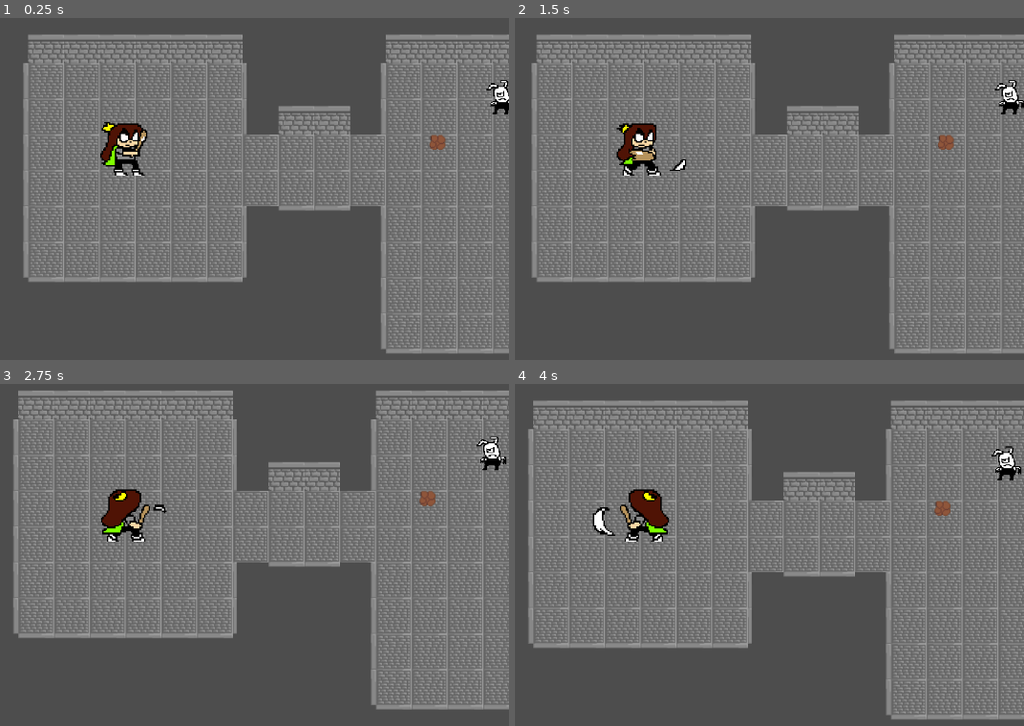
Above: before the commit, frames 1-4 (two rows, left to right).
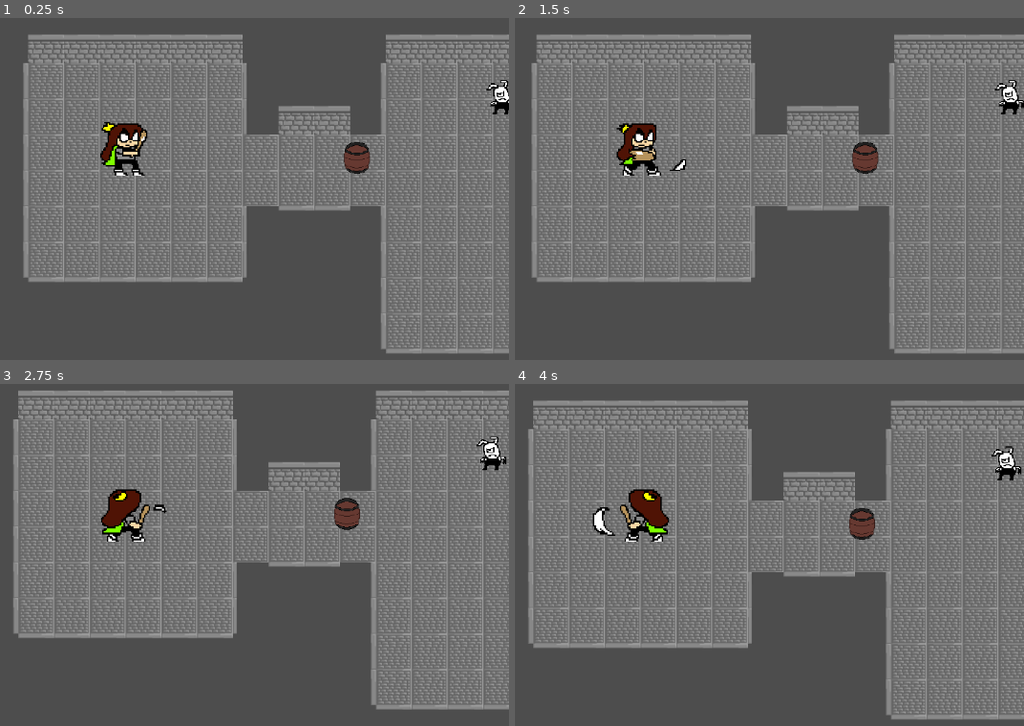
Above: after the commit, the same moments.

Repository: Megameca04/Proyecto_Cuki
Game: Godot game, scene res://Pruebas.tscn
The game is run twice, just before and just after one commit, with the same random seed, the same clock (stepped at 60 frames per second) and the same inputs.
Inputs:
- Up to frame 1 (0.25 s): no input
- Up to frame 2 (1.5 s): tap Enter at 0.5 s; hold Right (ui_right) 0.53-1.28 s; hold Z (Atacar) 0.53-1.28 s; hold Down (ui_down) from 1.28 s (still down); tap X (Dash) at 1.35 s
- Up to frame 3 (2.75 s): release Down (ui_down) at 2.03 s; hold Right (ui_right) from 2.03 s (still down); hold Z (Atacar) from 2.03 s (still down)
- Up to frame 4 (4 s): release Right (ui_right) at 2.78 s; release Z (Atacar) at 2.78 s; hold Up (ui_up) 2.78-3.53 s; tap X (Dash) at 2.85 s; hold Left (ui_left) from 3.53 s (still down); hold Z (Atacar) from 3.53 s (still down)

The runs differ from the first frame. In frame 1, 0.5% of the frame differs, in the area x 67-88%, y 34-46%; in frame 2, 0.5%; in frame 3, 0.5%; in frame 4, 0.5%, in the area x 65-86%, y 34-46%.

Commit message:
Barrels with elemental effects

Diff:
--- a/Cuki-Clash of the Kuins/Entidades/Explosion.tscn
+++ b/Cuki-Clash of the Kuins/Entidades/Explosion.tscn
@@ -3,12 +3,12 @@
 [ext_resource type="Texture2D" uid="uid://6m0j5v1pvvou" path="res://Sprites/Efectos/Explosion.png" id="1_srnji"]
 [ext_resource type="Script" path="res://Scripts/Explosion.gd" id="1_yv1yo"]
 
+[sub_resource type="CapsuleShape2D" id="CapsuleShape2D_a28uj"]
+height = 70.0
+
 [sub_resource type="CapsuleShape2D" id="CapsuleShape2D_ur6to"]
 radius = 20.0
 height = 130.0
-
-[sub_resource type="CapsuleShape2D" id="CapsuleShape2D_a28uj"]
-height = 70.0
 
 [sub_resource type="Animation" id="Animation_e1wqx"]
 resource_name = "Explosion"
@@ -52,12 +52,11 @@
 [node name="Sprite2D" type="Sprite2D" parent="."]
 texture = ExtResource("1_srnji")
 hframes = 5
-frame = 3
 
 [node name="CollisionShape2D" type="CollisionShape2D" parent="."]
 rotation = 1.5708
 scale = Vector2(4.12, 1)
-shape = SubResource("CapsuleShape2D_ur6to")
+shape = SubResource("CapsuleShape2D_a28uj")
 
 [node name="AnimationPlayer" type="AnimationPlayer" parent="."]
 autoplay = "Explosion"
--- a/Cuki-Clash of the Kuins/Objetos/Element.tscn
+++ b/Cuki-Clash of the Kuins/Objetos/Element.tscn
@@ -1,6 +1,4 @@
-[gd_scene load_steps=3 format=3 uid="uid://iab5o3evam08"]
-
-[ext_resource type="Texture2D" uid="uid://b1lsi3waxb6jf" path="res://Sprites/Enemigos/P_piedra.png" id="1_nyk17"]
+[gd_scene load_steps=2 format=3 uid="uid://iab5o3evam08"]
 
 [sub_resource type="RectangleShape2D" id="RectangleShape2D_n3amh"]
 size = Vector2(48, 48)
@@ -15,6 +13,3 @@
 light_mask = 7
 visibility_layer = 7
 shape = SubResource("RectangleShape2D_n3amh")
-
-[node name="Sprite2D" type="Sprite2D" parent="."]
-texture = ExtResource("1_nyk17")
--- a/Cuki-Clash of the Kuins/Pruebas.tscn
+++ b/Cuki-Clash of the Kuins/Pruebas.tscn
@@ -7,7 +7,6 @@
 [ext_resource type="PackedScene" uid="uid://b6wi067d3baqe" path="res://Entidades/Rabion.tscn" id="4_t0wj2"]
 [ext_resource type="PackedScene" uid="uid://gg8rb8xhhwk5" path="res://Entidades/blonk.tscn" id="5_w6h26"]
 [ext_resource type="PackedScene" uid="uid://c66oom3xhf7kf" path="res://Entidades/explosive_eater.tscn" id="6_ccqc4"]
-[ext_resource type="PackedScene" uid="uid://iab5o3evam08" path="res://Objetos/Element.tscn" id="8_ogdcj"]
 
 [sub_resource type="TileSetAtlasSource" id="TileSetAtlasSource_x75un"]
 texture = ExtResource("3_c7ptk")
@@ -74,23 +73,29 @@
 
 [node name="Barril_b" parent="." instance=ExtResource("3_l2s6e")]
 position = Vector2(557, 515)
+elementName = "Flame"
 
 [node name="Barril_b3" parent="." instance=ExtResource("3_l2s6e")]
 position = Vector2(-70, 510)
+elementName = "Flame"
 
 [node name="Barril_b4" parent="." instance=ExtResource("3_l2s6e")]
 position = Vector2(85, 512)
+elementName = "Flame"
 
 [node name="Barril_b5" parent="." instance=ExtResource("3_l2s6e")]
 position = Vector2(-65, 619)
+elementName = "Ice"
 
 [node name="Barril_b2" parent="." instance=ExtResource("3_l2s6e")]
 position = Vector2(506, 624)
+elementName = "Shock"
 
 [node name="TileMap" type="TileMap" parent="."]
 tile_set = SubResource("TileSet_ujgdq")
 format = 2
 layer_0/tile_data = PackedInt32Array(65536, 1, 1, 131072, 1, 1, 196608, 1, 1, 262144, 1, 1, 327680, 1, 1, 65543, 131073 …(10690 unchanged characters)…
 
-[node name="Flame" parent="." instance=ExtResource("8_ogdcj")]
-position = Vector2(448, 115)
+[node name="Barril_b6" parent="." instance=ExtResource("3_l2s6e")]
+position = Vector2(367, 137)
+elementName = "Shock"
--- a/Cuki-Clash of the Kuins/Scripts/Barril_b.gd
+++ b/Cuki-Clash of the Kuins/Scripts/Barril_b.gd
@@ -7,6 +7,8 @@
 var movement:Vector2 = Vector2.ZERO
 
 const EXPL = preload("res://Entidades/Explosion.tscn")
+
+@export var elementName = "None"
 
 func _ready():
 	add_to_group("Barrels")
@@ -37,4 +39,5 @@
 	expl.add_to_group("expl_attack")
 	expl.global_position = self.global_position
 	call_deferred("add_sibling",expl)
+	expl.element_appear(elementName)
 	queue_free()
--- a/Cuki-Clash of the Kuins/Scripts/Blonk.gd
+++ b/Cuki-Clash of the Kuins/Scripts/Blonk.gd
@@ -98,11 +98,13 @@
 		attackedBySomething(1)
 	if area.is_in_group("expl_attack") || area.is_in_group("expl_bun"):
 		attackedBySomething(2)
+		for _i in area.get_children():
+			if (_i.is_in_group("Elements")):
+				elemental_state.contactWithElement(_i.name)
 	if area.is_in_group("Elements"):
 		elemental_state.contactWithElement(area.name)
 		if (area.name == "Water" && elemental_state.getMovementState() == "Paralyzed"):
 			attackedBySomething(1)
-		area.queue_free()
 
 func _on_attack_area_body_entered(body):
 	if body != self:
--- a/Cuki-Clash of the Kuins/Scripts/Chooty.gd
+++ b/Cuki-Clash of the Kuins/Scripts/Chooty.gd
@@ -126,11 +126,13 @@
 		attackedBySomething(1)
 	if area.is_in_group("expl_attack") || area.is_in_group("expl_bun"):
 		attackedBySomething(3)
+		for _i in area.get_children():
+			if (_i.is_in_group("Elements")):
+				elemental_state.contactWithElement(_i.name)
 	if area.is_in_group("Elements"):
 		elemental_state.contactWithElement(area.name)
 		if (area.name == "Water" && elemental_state.getMovementState() == "Paralyzed"):
 			attackedBySomething(1)
-		area.queue_free()
 
 func _on_elemental_state_temporal_damage():
 	if (elemental_state.getTemporalState() == "Fire"):
--- a/Cuki-Clash of the Kuins/Scripts/Cuki.gd
+++ b/Cuki-Clash of the Kuins/Scripts/Cuki.gd
@@ -130,6 +130,9 @@
 func _on_hitbox_area_entered(area):
 	if area.is_in_group("expl_attack"):
 		attackedBySomething(750, 1, area)
+		for _i in area.get_children():
+			if (_i.is_in_group("Elements")):
+				elemental_state.contactWithElement(_i.name)
 	if area.is_in_group("expl_blonk"):
 		attackedBySomething(750, 1, area)
 	if area.is_in_group("Piedra"):
@@ -138,7 +141,6 @@
 		elemental_state.contactWithElement(area.name)
 		if (area.name == "Water" && elemental_state.getMovementState() == "Paralyzed"):
 			attackedBySomething(0, 1, area)
-		area.queue_free()
 
 func _on_elemental_state_temporal_damage():
 	if (elemental_state.getTemporalState() == "Fire"):
--- a/Cuki-Clash of the Kuins/Scripts/Explosion.gd
+++ b/Cuki-Clash of the Kuins/Scripts/Explosion.gd
@@ -1,4 +1,16 @@
 extends Area2D
 
+const ELEMENTEFFECT = preload("res://Objetos/Element.tscn")
+var ele = null
+
+func element_appear(effName):
+	ele = ELEMENTEFFECT.instantiate()
+	ele.name = effName
+	ele.add_to_group("elements")
+	ele.global_position = self.global_position
+	call_deferred("add_sibling", ele)
+
 func _on_animation_player_animation_finished(_anim_name):
+	if (ele != null):
+		ele.queue_free()
 	queue_free()
--- a/Cuki-Clash of the Kuins/Scripts/ExplosiveEater.gd
+++ b/Cuki-Clash of the Kuins/Scripts/ExplosiveEater.gd
@@ -129,11 +129,13 @@
 			attackPlayer()
 		else:
 			attackedBySomething(600, 4, area)
+			for _i in area.get_children():
+				if (_i.is_in_group("Elements")):
+					elemental_state.contactWithElement(_i.name)
 		if area.is_in_group("Elements"):
 			elemental_state.contactWithElement(area.name)
 			if (area.name == "Water" && elemental_state.getMovementState() == "Paralyzed"):
 				attackedBySomething(0, 1, area)
-			area.queue_free()
 
 func _on_hide_timer_timeout():
 	health_bar.hide()
--- a/Cuki-Clash of the Kuins/Scripts/Rabion.gd
+++ b/Cuki-Clash of the Kuins/Scripts/Rabion.gd
@@ -114,11 +114,13 @@
 				health.current -= 4 * 2
 			else:
 				health.current -= 4
+			for _i in area.get_children():
+				if (_i.is_in_group("Elements")):
+					elemental_state.contactWithElement(_i.name)
 	if area.is_in_group("Elements"):
 		elemental_state.contactWithElement(area.name)
 		if (area.name == "Water" && elemental_state.getMovementState() == "Paralyzed"):
 			health.current -= 1 #reduce salud
-		area.queue_free()
 
 
 func _on_hide_timer_timeout():
Not shown: 2 places in Cuki-Clash of the Kuins/Entidades/Chooty.tscn that only renumber resources
Not shown: 2 places in Cuki-Clash of the Kuins/Entidades/Cuki.tscn that only renumber resources
Not shown: 2 places in Cuki-Clash of the Kuins/Entidades/Rabion.tscn that only renumber resources
Not shown: 2 places in Cuki-Clash of the Kuins/Entidades/blonk.tscn that only renumber resources
Not shown: 2 places in Cuki-Clash of the Kuins/Entidades/explosive_eater.tscn that only renumber resources
Not shown: 1 places in Cuki-Clash of the Kuins/Pruebas.tscn that only renumber resources
